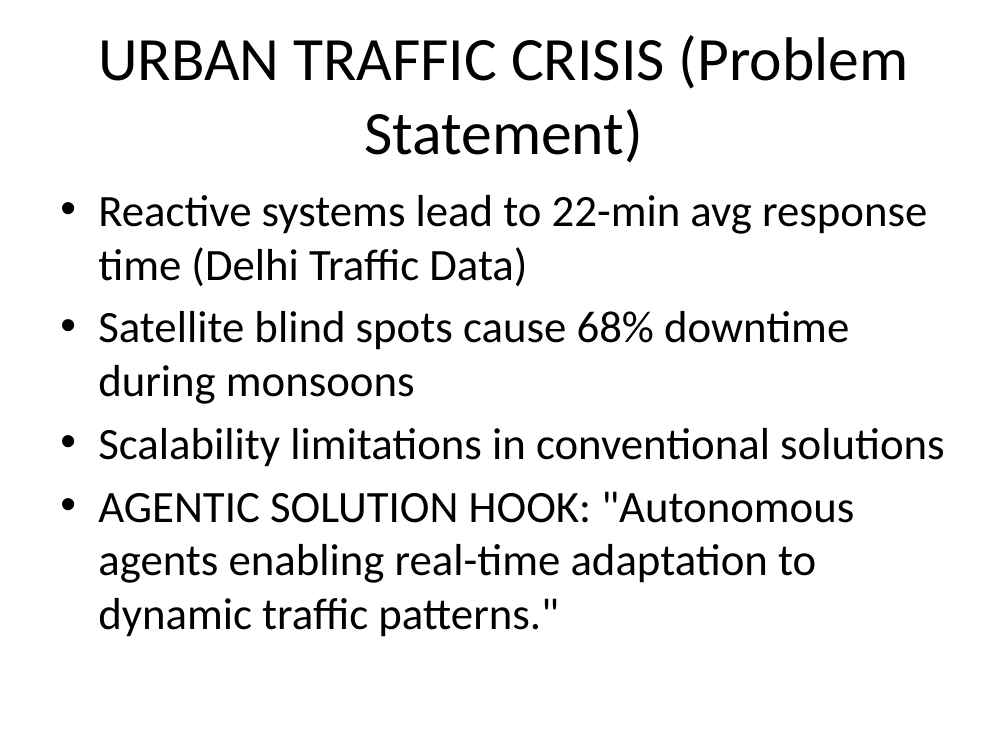
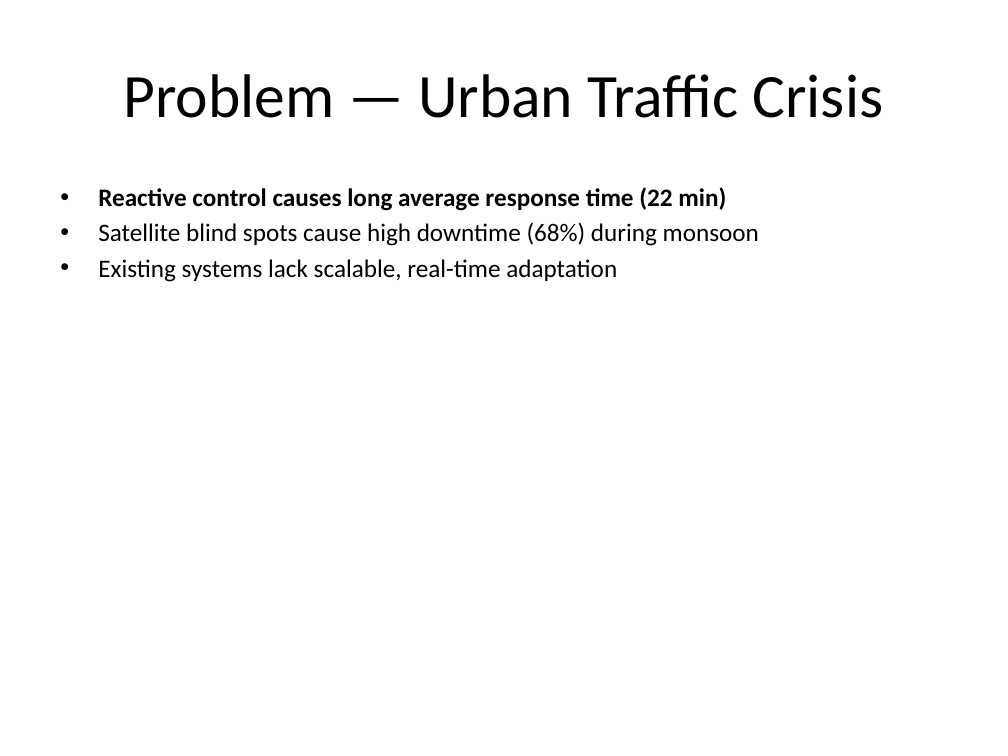
Before and after one commit to 23Amansharma/agentic-ai-ppt-generator, a slide deck: slide 4 of Agentic_AI_Traffic_Management_Hackathon_2025.pptx (slide 2 before the commit). Drawn at 1008x756 pixels with LibreOffice and Linux fonts; fonts in the diff are those of the drawing. Boxes give left, top, right and bottom in pixels: in the first picture for what was removed or moved away, otherwise in the second. Text is boxed around its words. In the diff, an @@ line names an element or a change of style, - is before the commit and + after.

```diff
--- a/Agentic_AI_Traffic_Management_Hackathon_2025.pptx
+++ b/Agentic_AI_Traffic_Management_Hackathon_2025.pptx
@@ title at bbox=[124, 74, 884, 118]: text changed @@
-URBAN TRAFFIC CRISIS (Problem Statement)
+Problem — Urban Traffic Crisis
@@ text at bbox=[98, 187, 759, 282]: text changed; size 32 to 18 pt @@
-• Reactive systems lead to 22-min avg response time (Delhi Traffic Data)
-• Satellite blind spots cause 68% downtime during monsoons
-• Scalability limitations in conventional solutions
-• AGENTIC SOLUTION HOOK: "Autonomous agents enabling real-time adaptation to dynamic traffic patterns."
+• Reactive control causes long average response time (22 min)
+• Satellite blind spots cause high downtime (68%) during monsoon
+• Existing systems lack scalable, real-time adaptation
```
Also in this commit, not shown: 1 other slide changed, 7 slides added, 2 other files.
